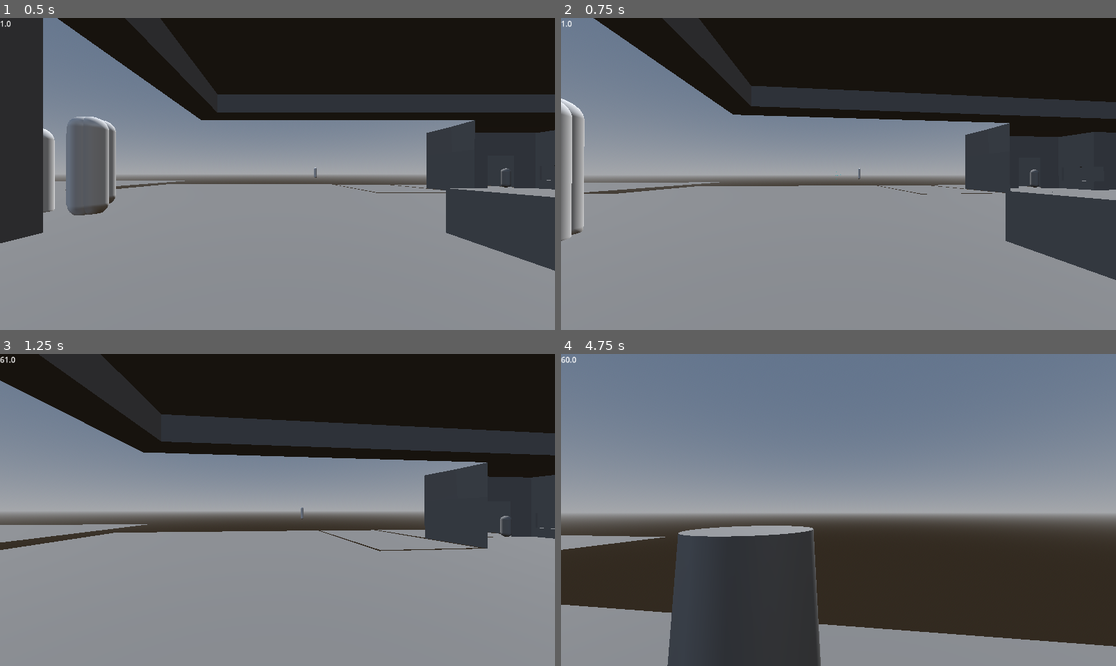
Above: before the commit, frames 1-4 (two rows, left to right).
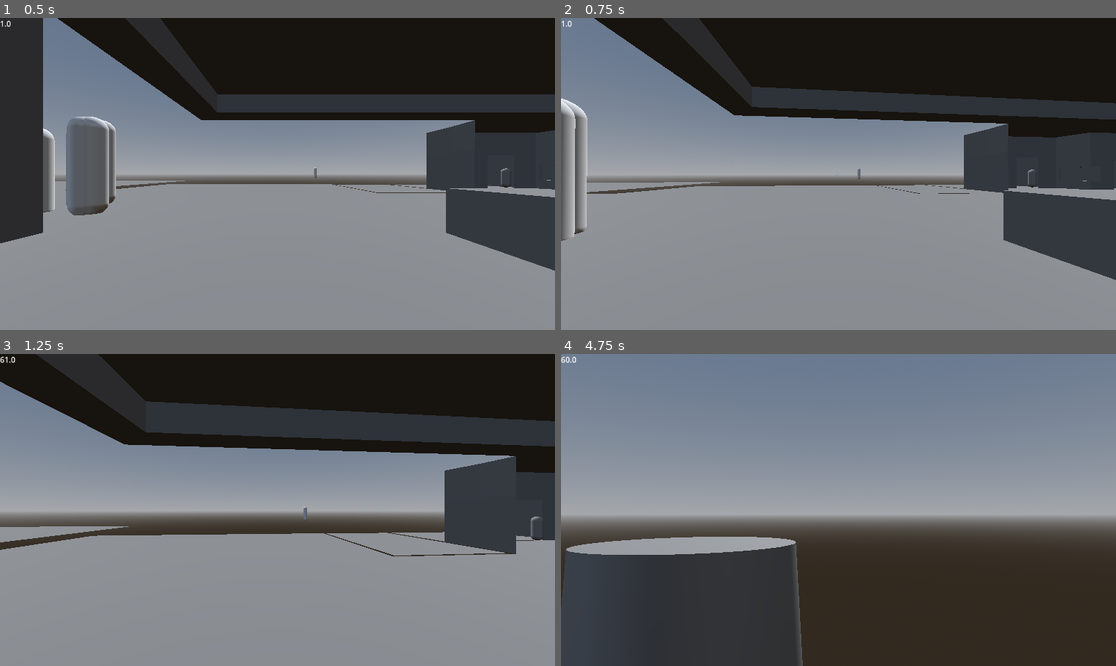
Above: after the commit, the same moments.

Repository: mFieldHouses/phase-two-the-dre-files
Game: Godot game, scene res://scenes/base_scene.tscn
The game is run twice, just before and just after one commit, with the same random seed, the same clock (stepped at 60 frames per second) and the same inputs.
Inputs (mouse positions are in pixels of both pictures, inside the frame that each line leads up to):
- Up to frame 1 (0.5 s): no input
- Up to frame 2 (0.75 s): move the mouse to (866, 174) at 0.52 s; hold W (forward) from 0.53 s (still down); click (866, 174) at 0.6 s
- Up to frame 3 (1.25 s): keep holding W (forward); tap Space (jump) at 0.77 s
- Up to frame 4 (4.75 s): keep holding W (forward); move the mouse to (810, 510) at 1.27 s; click (810, 510) at 1.35 s; tap Space (jump) at 1.52, 3.02, 3.77, 4.52 s; move the mouse to (849, 503) at 2.02 s; tap Shift (sprint) at 2.1 s; click (849, 503) at 2.3 s; move the mouse to (832, 516) at 2.77 s; tap C (switch_camera) at 2.85 s; click (832, 516) at 3.05 s; move the mouse to (877, 513) at 3.52 s; click (877, 513) at 3.6 s; move the mouse to (794, 506) at 4.27 s; click (794, 506) at 4.35 s

Frame 1 is identical in both runs. In frame 2, 2.3% of the frame differs, in the area x 0-100%, y 0-84%; in frame 3, 9.1%; in frame 4, 18%, in the area x 0-100%, y 51-100%.

Commit message:
update FOV when shooting positron ray

Diff:
--- a/scenes/character_body_3d.gd
+++ b/scenes/character_body_3d.gd
@@ -6,6 +6,7 @@
 
 const DEFAULT_FOV = 75
 const SPRINTING_FOV = 100
+const SHOOTING_RAY_FOV_DELTA = 15
 
 var sprinting : bool = false
 
@@ -100,6 +101,10 @@
 
 	elif event.is_action("shoot"):
 		shooting = event.is_pressed()
+		if event.is_pressed():
+			tween_camera_fov(camera.fov + SHOOTING_RAY_FOV_DELTA)
+		else:
+			tween_camera_fov(camera.fov - SHOOTING_RAY_FOV_DELTA)
 
 func update_positron_beam() -> void: ##Updates the scale.z and position.z based on the collision point of PositronHitRay and updates the position of Camera3D/PositronHit
 	var _length : float
